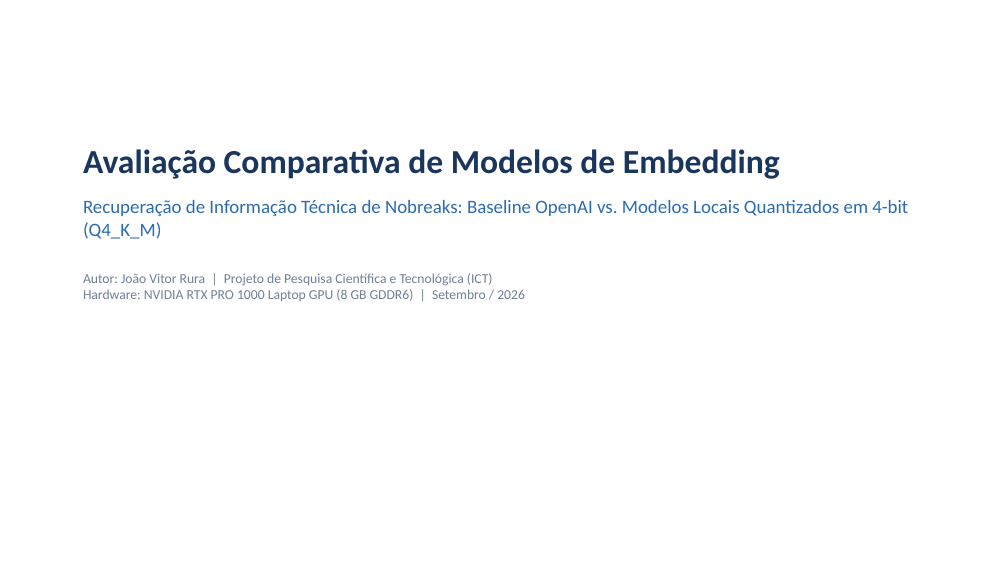
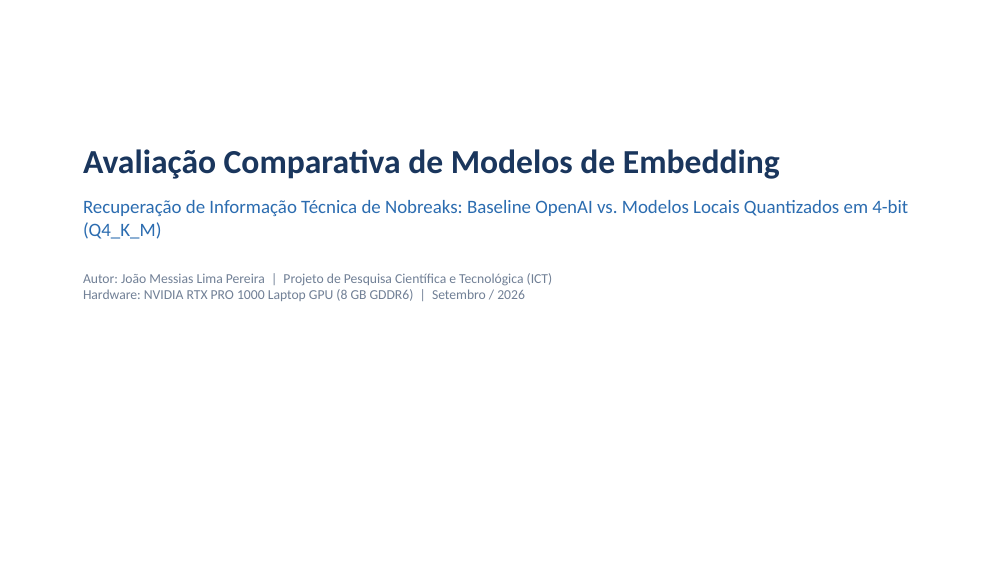
Before and after one commit to joaorura/rag_eval, a slide deck: slide 1 of docs/apresentacao_embeddings.pptx. Drawn at 1008x567 pixels with LibreOffice and Linux fonts; fonts in the diff are those of the drawing. Boxes give left, top, right and bottom in pixels: in the first picture for what was removed or moved away, otherwise in the second. Text is boxed around its words. In the diff, an @@ line names an element or a change of style, - is before the commit and + after.

Commit message:
docs: update author to João Messias Lima Pereira and add CPU-only server architecture recommendations

```diff
--- a/docs/apresentacao_embeddings.pptx
+++ b/docs/apresentacao_embeddings.pptx
@@ text at [83, 273, 553, 301]: text changed @@
-Autor: João Vitor Rura | Projeto de Pesquisa Científica e Tecnológica (ICT)
-Hardware: NVIDIA RTX PRO 1000 Laptop GPU (8 GB GDDR6) | Setembro / 2026
+Autor: João Messias Lima Pereira | Projeto de Pesquisa Científica e Tecnológica (ICT)
+Hardware: NVIDIA RTX PRO 1000 Laptop GPU (8 GB GDDR6) | Setembro / 2026
```
Also in this commit, not shown: 34 other files.
